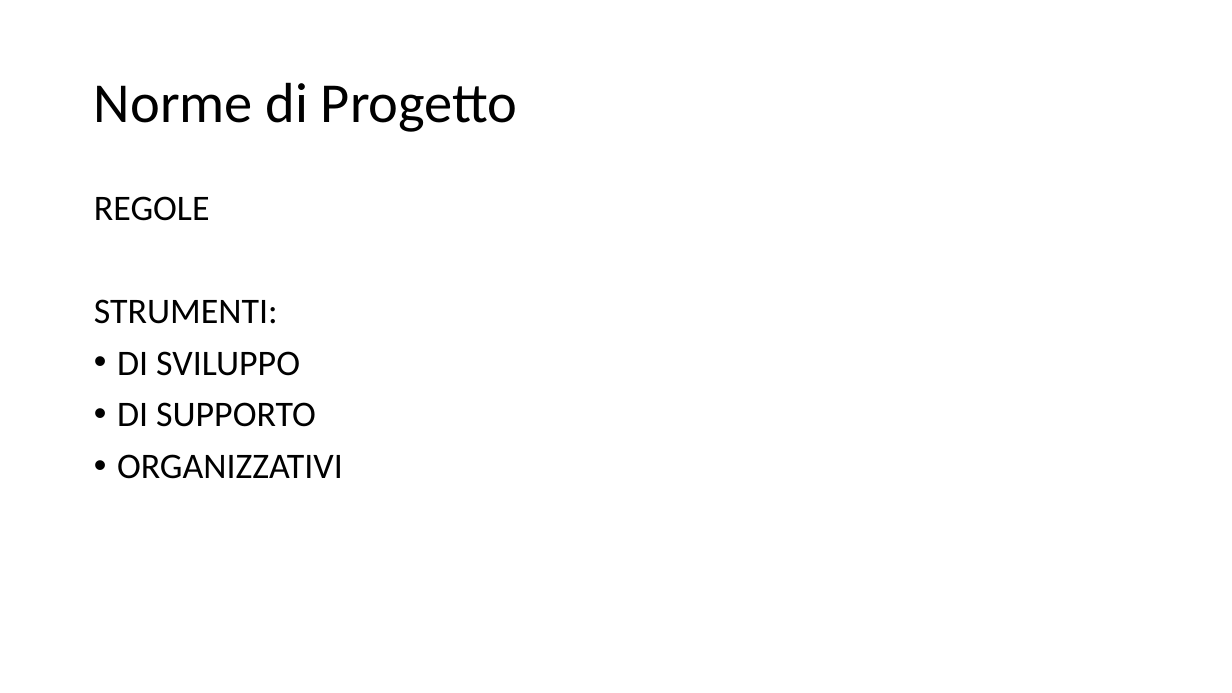
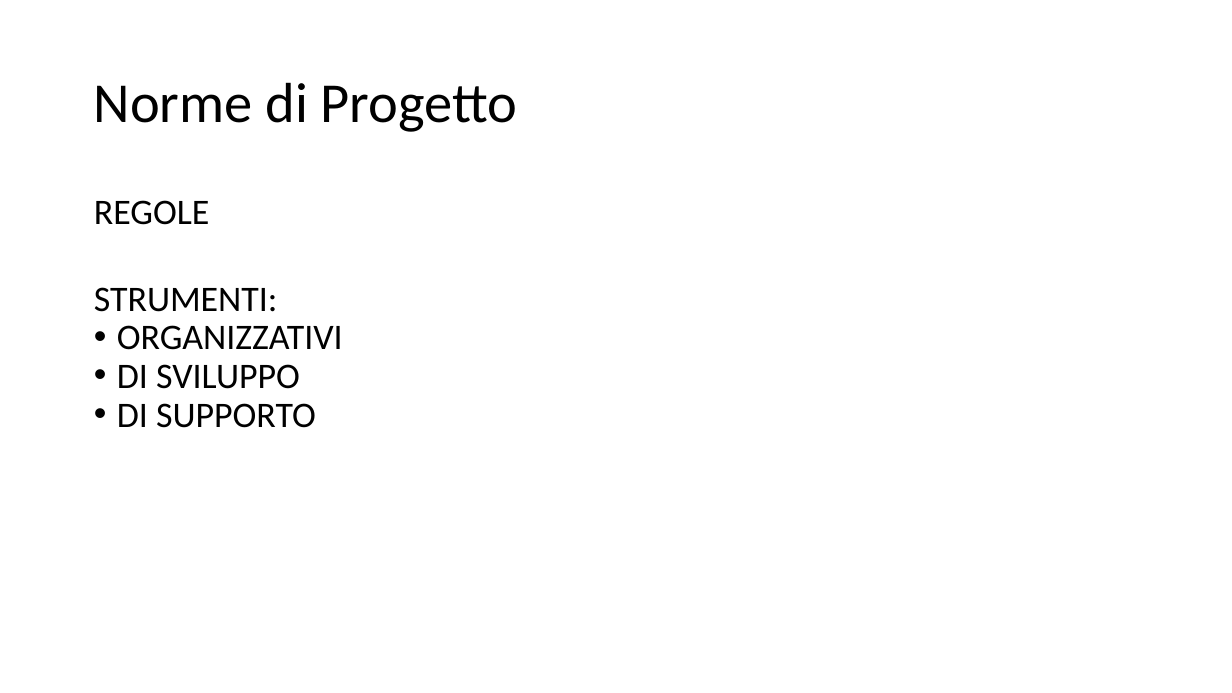
Before and after one commit to KaleidosCodeTeam/SWEDesigner, a slide deck: slide 1 of Presentazione/KaleidosCode - NdP.pptx. Drawn at 1232x693 pixels with LibreOffice and Linux fonts; fonts in the diff are those of the drawing. Boxes give left, top, right and bottom in pixels: in the first picture for what was removed or moved away, otherwise in the second. Text is boxed around its words. In the diff, an @@ line names an element or a change of style, - is before the commit and + after.

```diff
--- a/Presentazione/KaleidosCode - NdP.pptx
+++ b/Presentazione/KaleidosCode - NdP.pptx
@@ text at (94, 200, 316, 428): line spacing 0.9 to 1; less space between paragraphs @@
@@ text at (117, 325, 343, 350): paragraph added @@
+• ORGANIZZATIVI
@@ text at (117, 454, 343, 479): paragraph removed @@
-• ORGANIZZATIVI
```
Also in this commit, not shown: 4 other slides changed, 1 other file.
